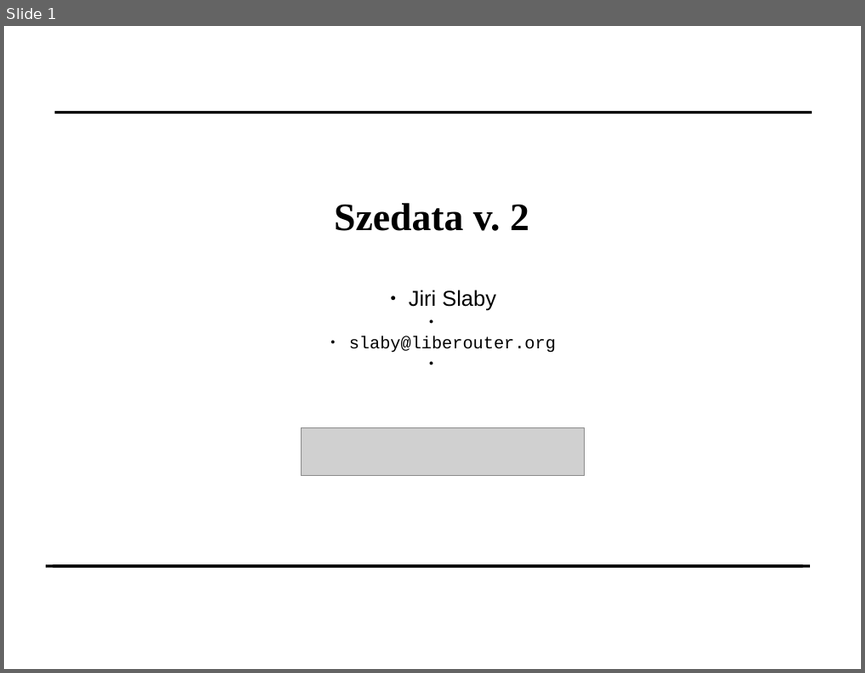
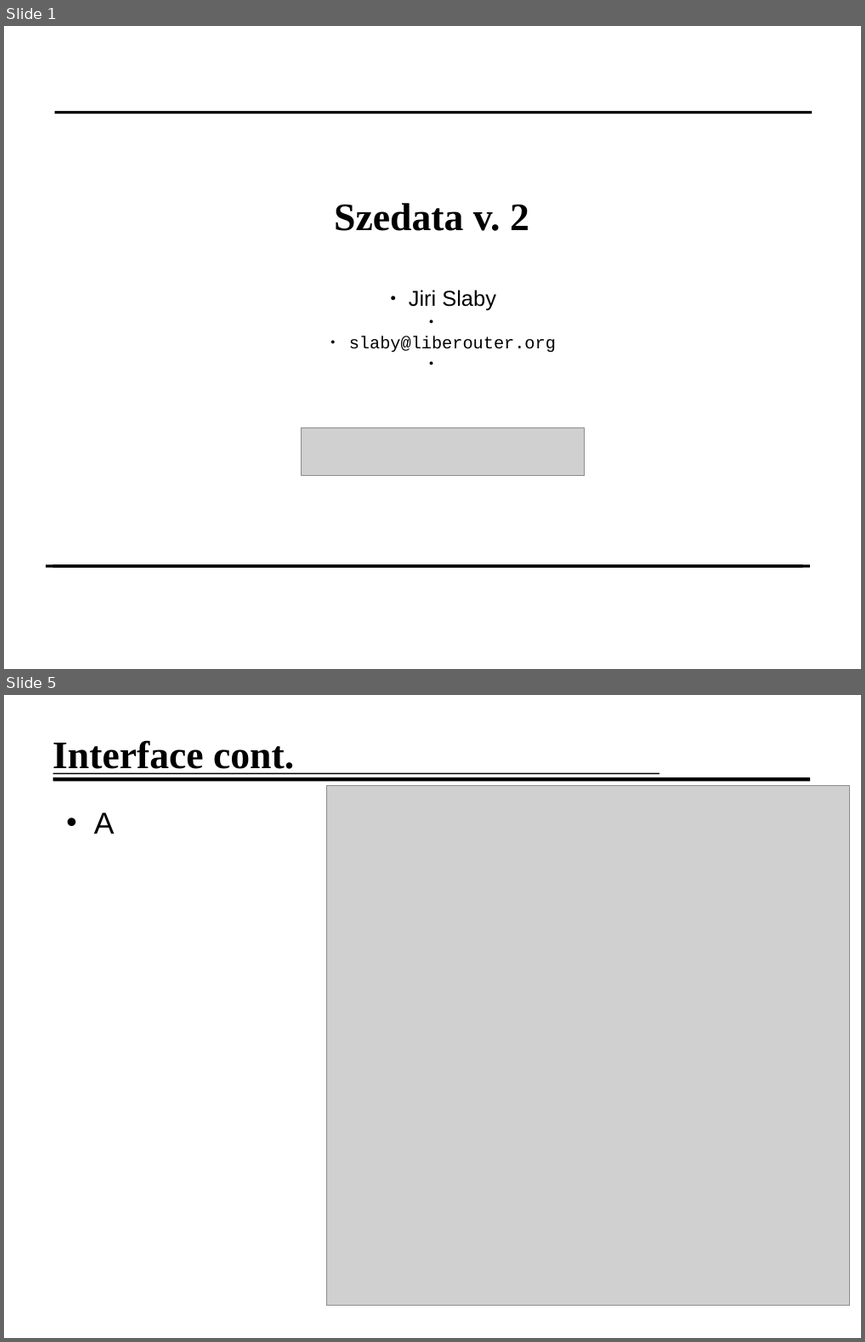
Before and after one commit to jirislaby/writings, a slide deck: presentation/seminar.odp. Shown one above the other, each under a label of ours: slide 1 before the commit, slides 1 and 5 after it; the slides between them are not shown. The pictures are 865x673 and 865x1342 pixels, drawn with LibreOffice and Linux fonts; fonts in the diff are those of the drawing; grey boxes stand for pictures; background and template pictures are left out. Boxes give left, top, right and bottom in pixels: in the first picture for what was removed or moved away, otherwise in the second. Text is boxed around its words. In the diff, an @@ line names an element or a change of style, - is before the commit and + after.

```diff
--- a/presentation/seminar.odp
+++ b/presentation/seminar.odp
@@ slide 5 added at [4,695,861,1338], background #FFFFFF @@
@@ title added at [52,741,294,774], 36 pt, text #000000, bold @@
+Interface cont.
@@ line added from (53, 779) to (811, 779), #000000 3.69 pt @@
@@ line added from (53, 773) to (659, 773), #000000 1.13 pt @@
@@ picture added at [327,785,850,1305] @@
@@ text added at [94,812,114,834], 28 pt, text #000000 @@
+• A
```
Also in this commit, not shown: 7 other slides added, 1 slide removed.
